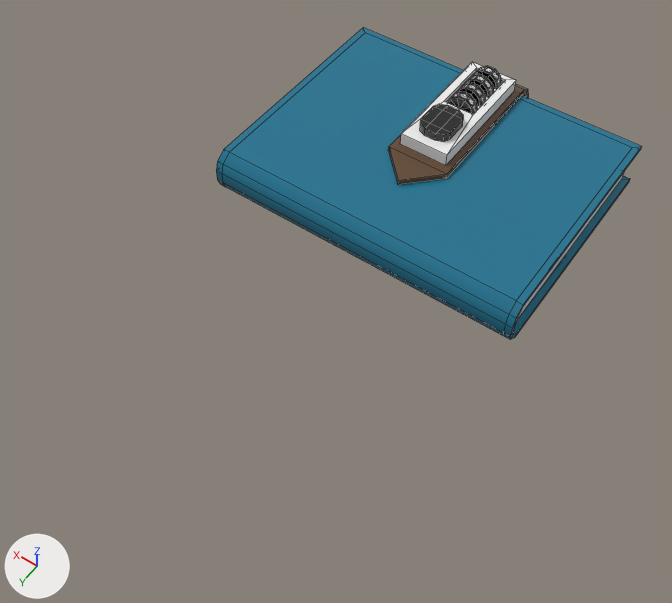
A saved change to the FBX model Escape Life/Assets/Art Assets/L2/LockedBook2.fbx.
Camera for both pictures: a camera (50 mm lens) standing at (-0.231, 0.445, 0.493) and looking at (-0.008, 0.132, 0.001). The lights are fixed; the arrows at lower left show +X, +Y and +Z. Mesh edges are drawn as thin lines. Where no turn or scale is listed for an object, it has been applied to the vertices. Vertices at the same position are counted once.

The first picture shows 'LockedBook', 'LockedBookLeatherStrap', 'LockedBookPadlockButton', 'LockedBookSteelPadlock'.
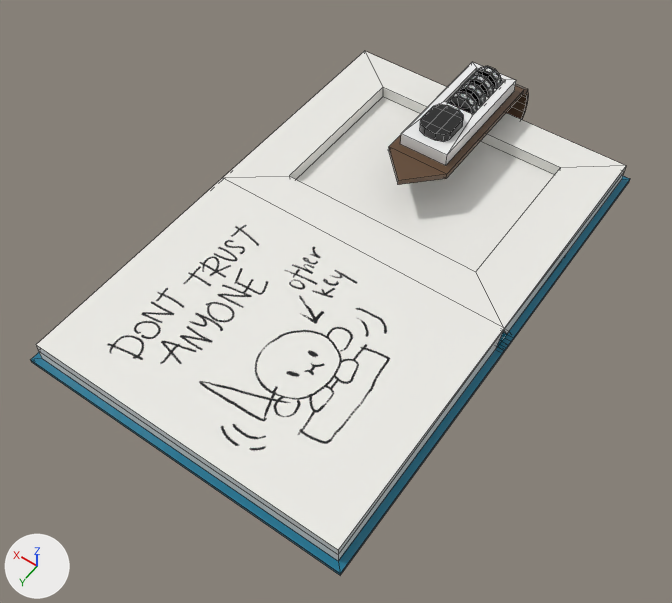
What differs and where, as boxes [x1, y1, x2, y2] in the pictures (672 x 603 px; the box of a moved part takes in the faces that stretch with it):
'LockedBook', reshaped, shading changed (41% wider, 67% taller): before [216, 27, 642, 340]; after [31, 51, 630, 575]
part 1 of me_mesh, moved or reshaped: before [216, 27, 642, 340]; after [31, 51, 630, 575]
part 2 of me_mesh, shading changed: before [516, 176, 630, 322]; after [290, 51, 630, 331]

The change, as a list of edits to the scene's bpy script:
```text
Change me_mesh:
    used by ob_lockedbook; location = (0.0, 0.1001, 0.0031)
    remove me_mesh.from_pydata(...)  # 84 vertices, 84 faces; spans x -0.12..0.12, y -0.185..0.0, z 0.0..0.035
    add me_mesh.from_pydata(...)  # 84 vertices, 84 faces; spans x -0.12..0.12, y -0.185..0.185, z 0.0..0.018
    me_mesh part 1: 60 of 84 vertices moved; they spanned x -0.12..0.12, y -0.185..0.0, z 0.003..0.035 and now span x -0.12..0.12, y -0.007..0.185, z 0.0..0.018; mean shift (0.0, 0.078, -0.018); largest move (0.12, -0.185, 0.035) -> (0.12, 0.185, 0.0)
    me_mesh part 2: edges marked sharp go from 53 to 51
```
